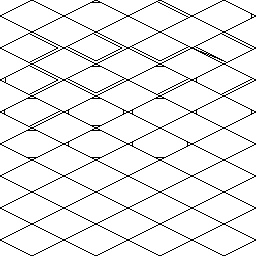
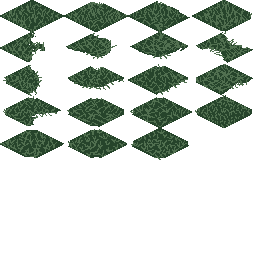
Comparing the layer stacks of the two 256 × 256 images. Changes:
hid "Border Template", painted on it over [0, 0, 256, 160]
added layer "Grass" above "Water" over [0, 0, 253, 160]
hid "Outlines" over [0, 0, 256, 256]
